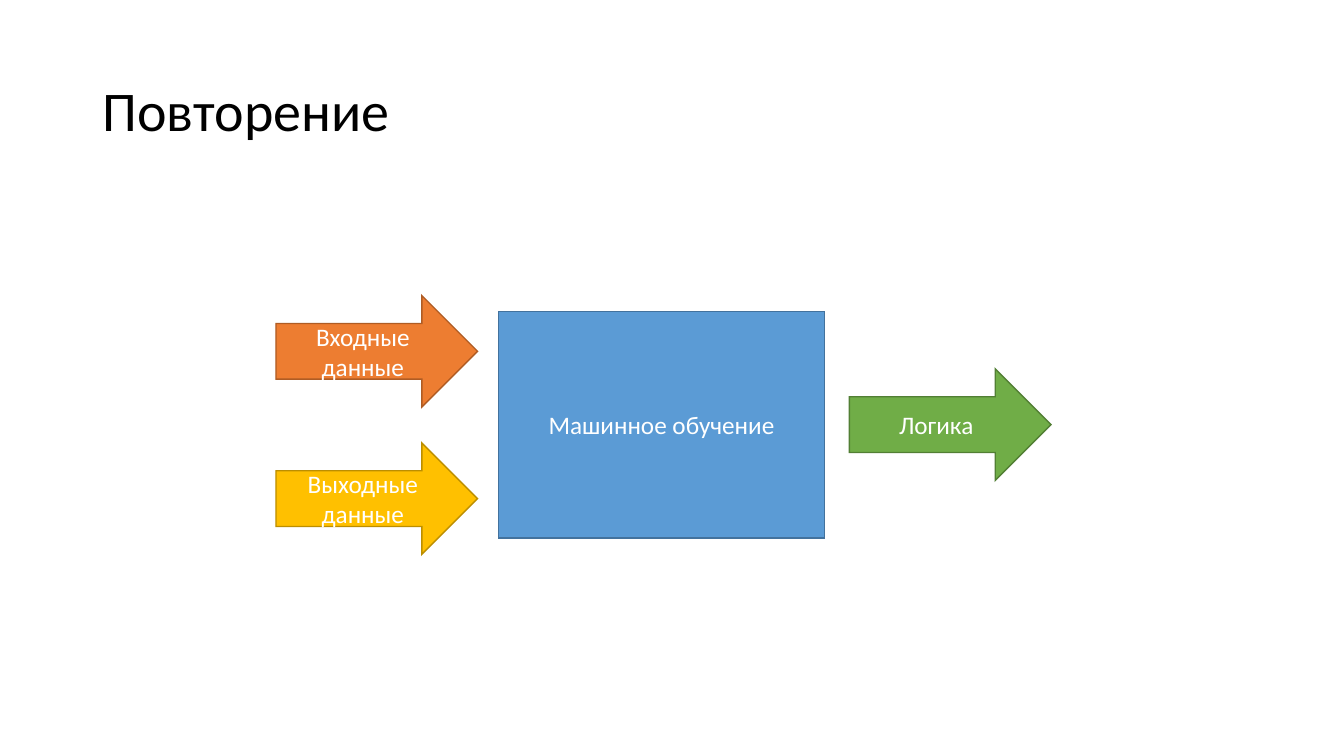
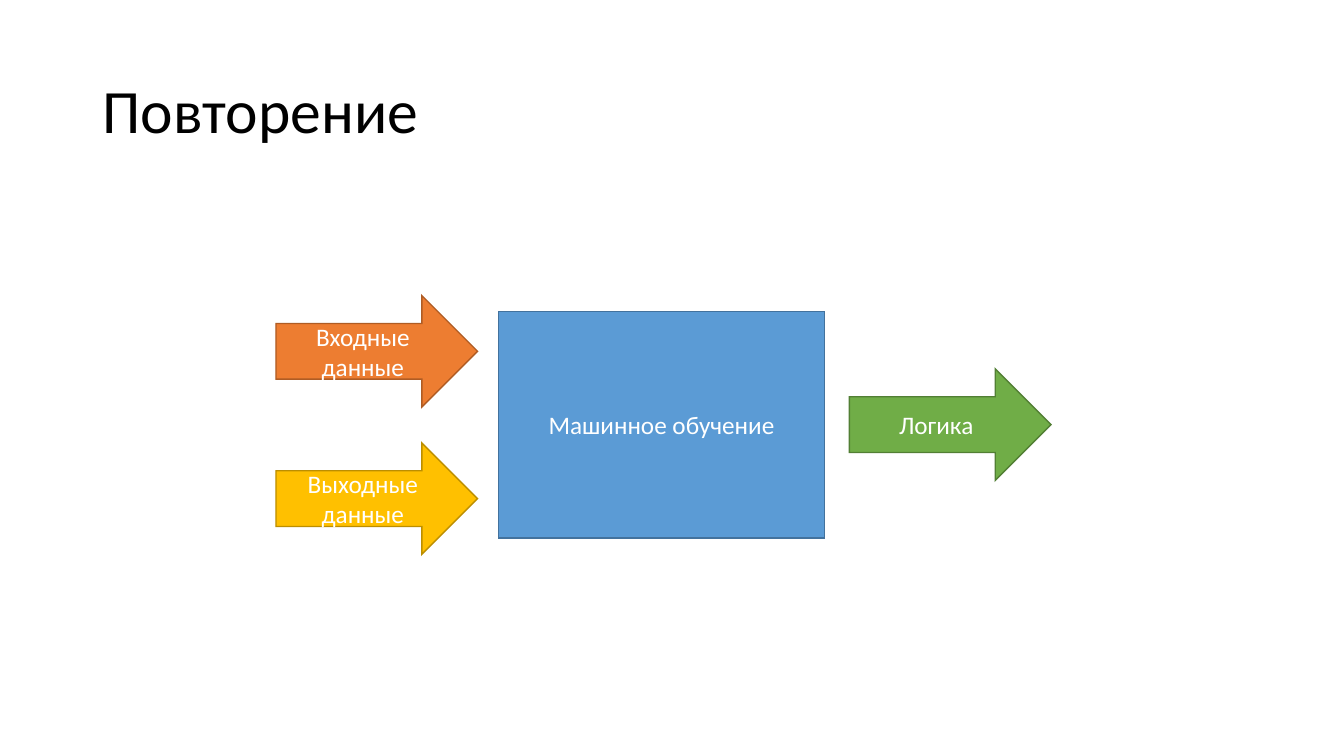
Before and after one commit to mosalov/AI_main_lectures, a slide deck: slide 3 of Лекция 3 07_10_2020.pptx. Drawn at 1344x756 pixels with LibreOffice and Linux fonts; fonts in the diff are those of the drawing. Boxes give left, top, right and bottom in pixels: in the first picture for what was removed or moved away, otherwise in the second. Text is boxed around its words. In the diff, an @@ line names an element or a change of style, - is before the commit and + after.

```diff
--- a/Лекция 3 07_10_2020.pptx
+++ b/Лекция 3 07_10_2020.pptx
@@ title "Повторение" at <box>102,93,418,143</box>: size 40 to 44 pt @@
```
Also in this commit, not shown: 12 other slides changed, 16 slides added, 9 slides removed, 3 other files.
